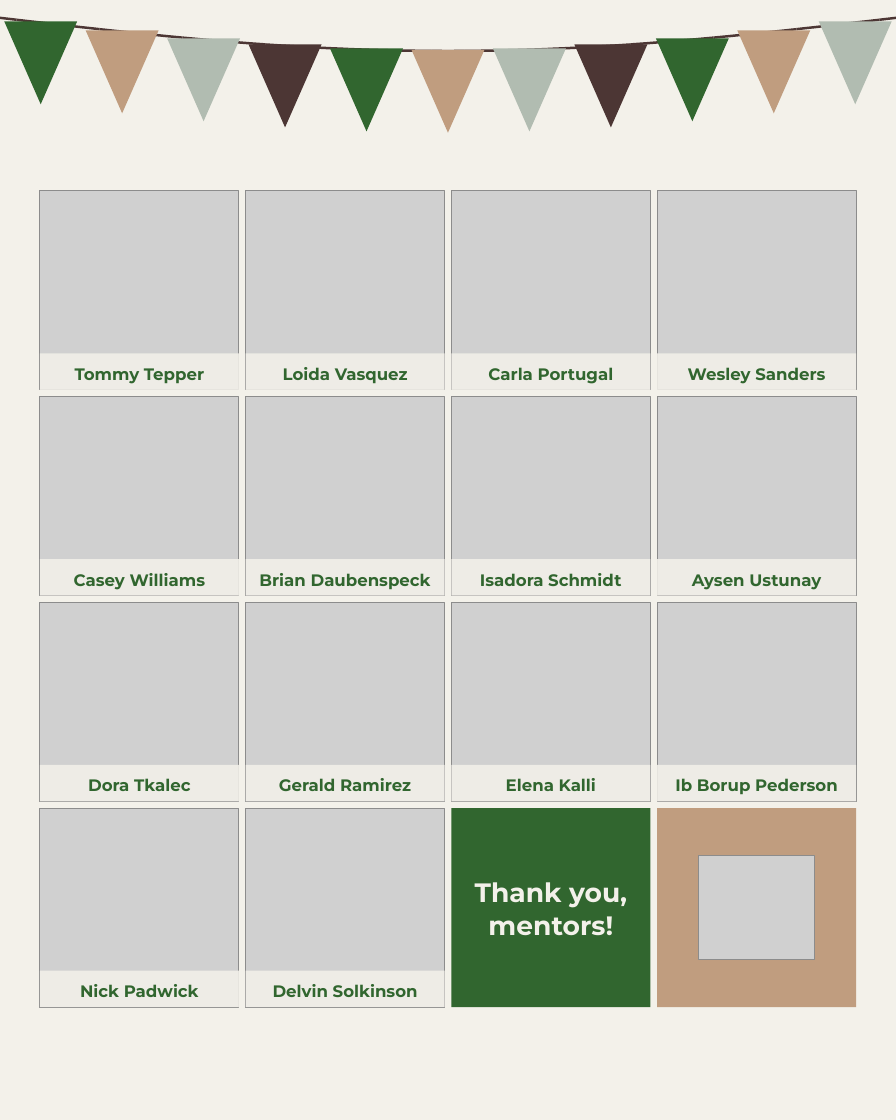
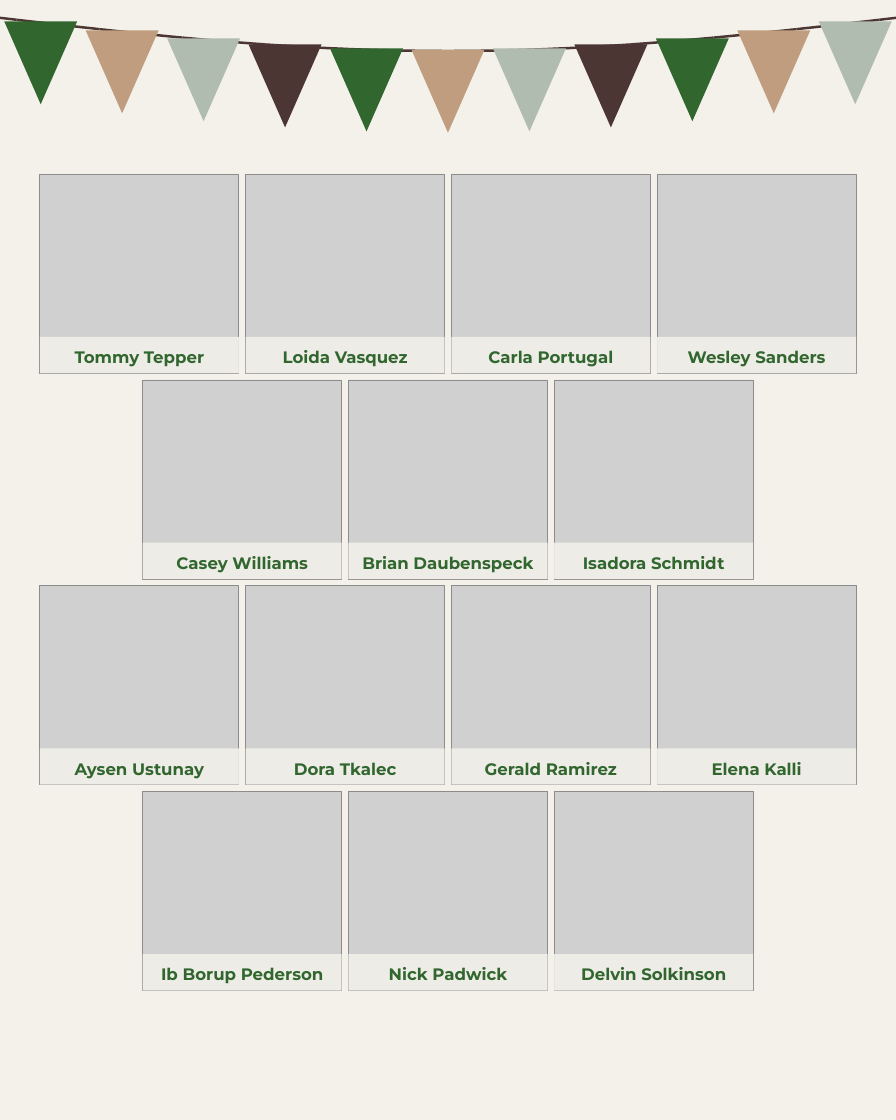
Before and after one commit to linneamoritznyc/SFW-SocialMedia, a slide deck: slide 6 of templates/posts/october/05-10-2026-mon-ig-teachers-day-option-4-seven-slides.pptx. Drawn at 896x1120 pixels with LibreOffice and Linux fonts; fonts in the diff are those of the drawing; grey boxes stand for pictures. Boxes give left, top, right and bottom in pixels: in the first picture for what was removed or moved away, otherwise in the second. Text is boxed around its words. In the diff, an @@ line names an element or a change of style, - is before the commit and + after.

```diff
--- a/templates/posts/october/05-10-2026-mon-ig-teachers-day-option-4-seven-slides.pptx
+++ b/templates/posts/october/05-10-2026-mon-ig-teachers-day-option-4-seven-slides.pptx
@@ 4 pictures, 4 texts, 4 rectangles: place and size @@
-4 pictures, 4 texts, 4 rectangles at <box>40,191,856,390</box>
+4 pictures, 4 texts, 4 rectangles at <box>40,174,856,374</box>
@@ 2 pictures, 2 texts, 2 rectangles: place and size @@
-2 pictures, 2 texts, 2 rectangles at <box>40,397,621,596</box>
+2 pictures, 2 texts, 2 rectangles at <box>143,380,724,579</box>
@@ 1 picture, 1 text, 1 rectangle: place and size @@
-1 picture, 1 text, 1 rectangle at <box>74,397,651,596</box>
+1 picture, 1 text, 1 rectangle at <box>176,380,753,579</box>
@@ 1 picture, 1 text, 1 rectangle: place and size @@
-1 picture, 1 text, 1 rectangle at <box>657,397,856,596</box>
+1 picture, 1 text, 1 rectangle at <box>40,585,239,785</box>
@@ 3 pictures, 3 texts, 3 rectangles: place and size @@
-3 pictures, 3 texts, 3 rectangles at <box>40,602,651,801</box>
+3 pictures, 3 texts, 3 rectangles at <box>245,585,856,785</box>
@@ rectangle removed at <box>452,808,651,1008</box> @@
@@ rectangle removed at <box>657,808,856,1008</box> @@
@@ picture removed at <box>698,855,815,960</box> @@
@@ text removed at <box>475,882,627,935</box> @@
-Thank you, mentors!
@@ 1 picture, 1 text, 1 rectangle: place and size @@
-1 picture, 1 text, 1 rectangle at <box>657,602,856,801</box>
+1 picture, 1 text, 1 rectangle at <box>143,792,342,991</box>
@@ 2 pictures, 2 texts, 2 rectangles: place and size @@
-2 pictures, 2 texts, 2 rectangles at <box>40,808,444,1008</box>
+2 pictures, 2 texts, 2 rectangles at <box>349,792,753,991</box>
```
Also in this commit, not shown: 4 other slides changed, 17 other files.
